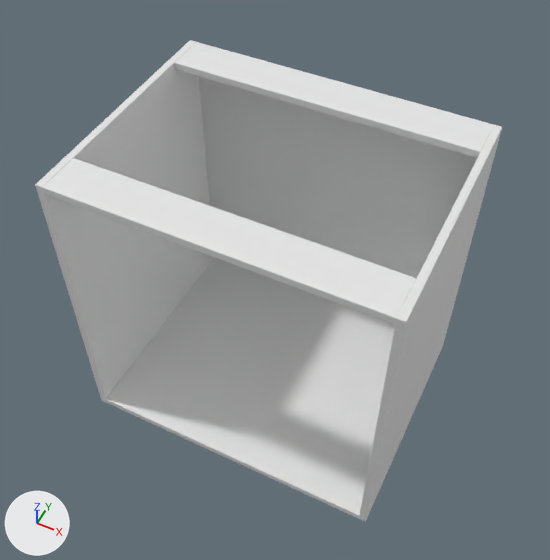
The Blender file assets/products/sample_cabinets/assemblies/Base Carcass.blend: old version first, new version second.
Rendered twice from a 50 mm lens placed at (0.92, -1.382, 1.742), pointed at (0.382, -0.308, 0.399). The axes (+X, +Y, +Z) are drawn at lower left. The lights are the same throughout. The older version comes first.

Objects in the first picture: 'BaseCarcass'.
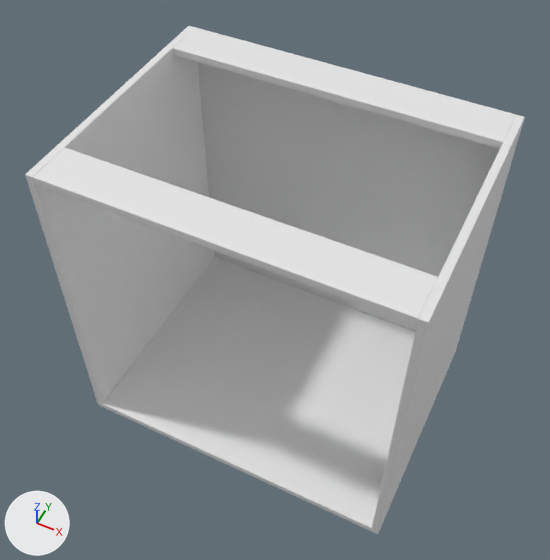
What the commit changed:
me_carcass is used by ob_basecarcass; parent ob_base_carcass; location (0.0, 0.0, 0.0).
me_carcass had 48 vertices, 36 faces and spanned x 0.0..0.762, y -0.584..0.003, z 0.0..0.762.
me_carcass now has 48 vertices, 36 faces and spans x 0.0..0.8, y -0.6..0.003, z 0.0..0.8.
me_carcass part 1: the loose piece of 8 vertices spanning x 0.0..0.018, y -0.584..0.0, z 0.018..0.762 is scaled about its middle by (1, 1.03, 1.05), then moved by (0.0, -0.008, 0.019).
me_carcass part 2: the loose piece of 8 vertices spanning x 0.744..0.762, y -0.584..0.0, z 0.018..0.762 is scaled about its middle by (1, 1.03, 1.05), then moved by (0.038, -0.008, 0.019).
me_carcass part 3: the loose piece of 8 vertices spanning x 0.018..0.744, y -0.1..0.0, z 0.744..0.762 is scaled about its middle by (1.05, 1, 1), then moved by (0.019, 0.0, 0.038).
me_carcass part 4: the loose piece of 8 vertices spanning x 0.018..0.744, y -0.584..-0.484, z 0.744..0.762 is scaled about its middle by (1.05, 1, 1), then moved by (0.019, -0.016, 0.038).
me_carcass part 5: the loose piece of 8 vertices spanning x 0.0..0.762, y -0.584..0.0, z 0.0..0.018 is scaled about its middle by (1.05, 1.03, 1), then moved by (0.019, -0.008, 0.0).
me_carcass part 6: the loose piece of 8 vertices spanning x 0.001..0.761, y 0.0..0.003, z 0.001..0.761 is scaled about the mesh origin by (1.05, 1, 1.05).

Pixel boxes (x1, y1, x2, y2) of what changed, in the pictures (550 x 560 px; the box of a moved part takes in the faces that stretch with it):
'BaseCarcass', reshaped (7% wider): before (35, 40, 502, 522); after (25, 26, 525, 534)
part 1 of me_carcass, moved or reshaped: before (35, 41, 214, 399); after (25, 26, 214, 403)
part 2 of me_carcass, moved or reshaped: before (359, 125, 502, 518); after (372, 115, 525, 531)
part 3 of me_carcass, moved or reshaped: before (174, 42, 494, 158); after (173, 28, 516, 148)
part 4 of me_carcass, moved or reshaped: before (43, 158, 416, 324); after (33, 148, 438, 325)
part 5 of me_carcass, moved or reshaped: before (101, 257, 444, 522); after (97, 257, 457, 534)
part 6 of me_carcass, moved or reshaped: before (190, 40, 501, 278); after (191, 26, 523, 331)
